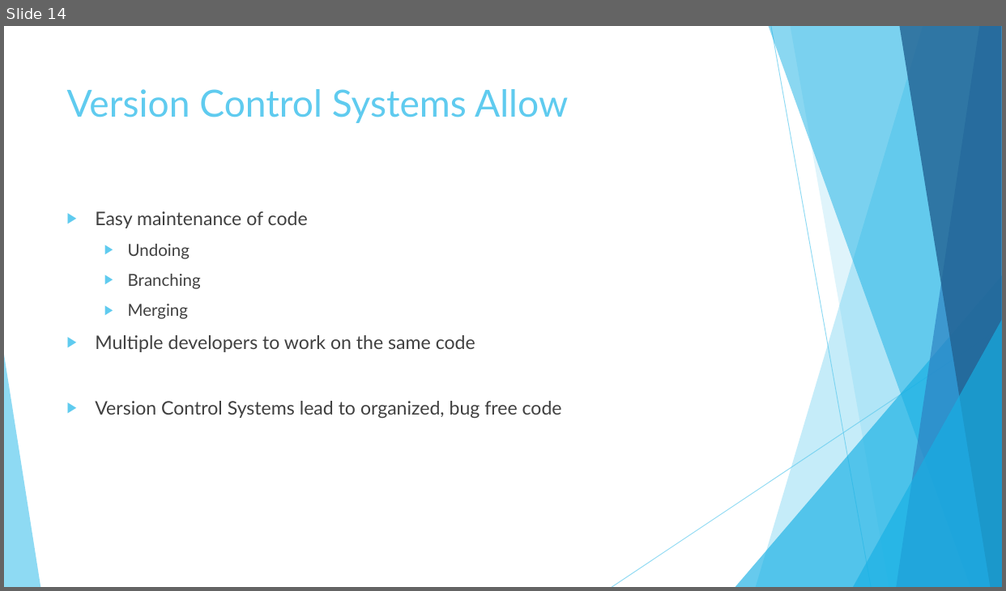
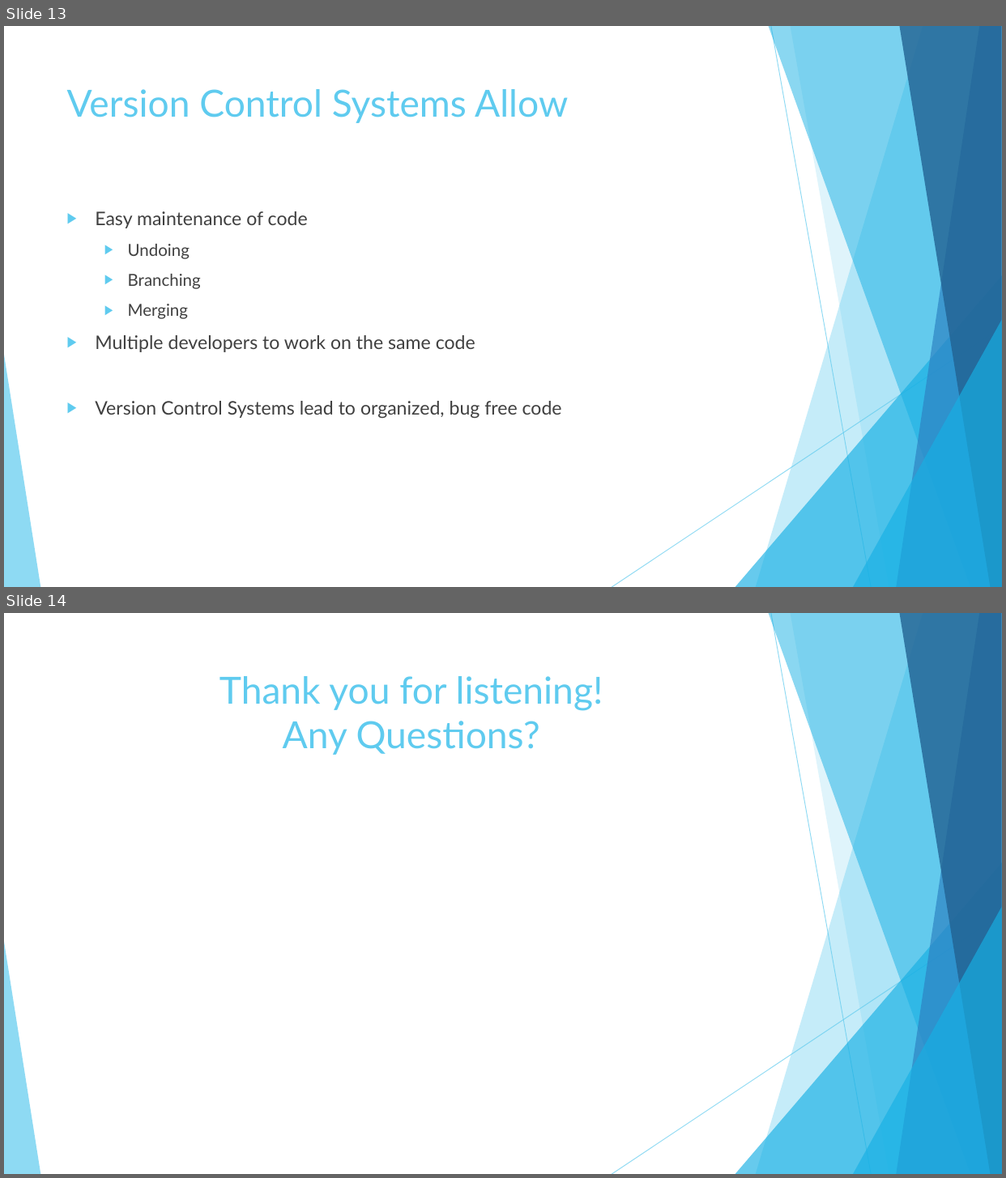
Before and after one commit to elishevastrauss1/VersionControl, a slide deck: Version Control Presentation.pptx. Shown one above the other, each under a label of ours: slide 14 before the commit, slides 13 and 14 after it. The pictures are 1006x591 and 1006x1178 pixels, drawn with LibreOffice and Linux fonts; fonts in the diff are those of the drawing. Boxes give left, top, right and bottom in pixels: in the first picture for what was removed or moved away, otherwise in the second. Text is boxed around its words. In the diff, an @@ line names an element or a change of style, - is before the commit and + after.

```diff
--- a/Version Control Presentation.pptx
+++ b/Version Control Presentation.pptx
@@ slide 14 added at (4, 613, 1002, 1174), background #FFFFFF; not listed: 10 template elements that a slide beside it also shows @@
@@ title added at (219, 676, 603, 755), 36 pt, text #5FCBEF @@
+Thank you for listening!
+Any Questions?
@@ what was slide 14 is now slide 13 @@
```
Also in this commit, not shown: 1 slide changed, 1 slide removed.
